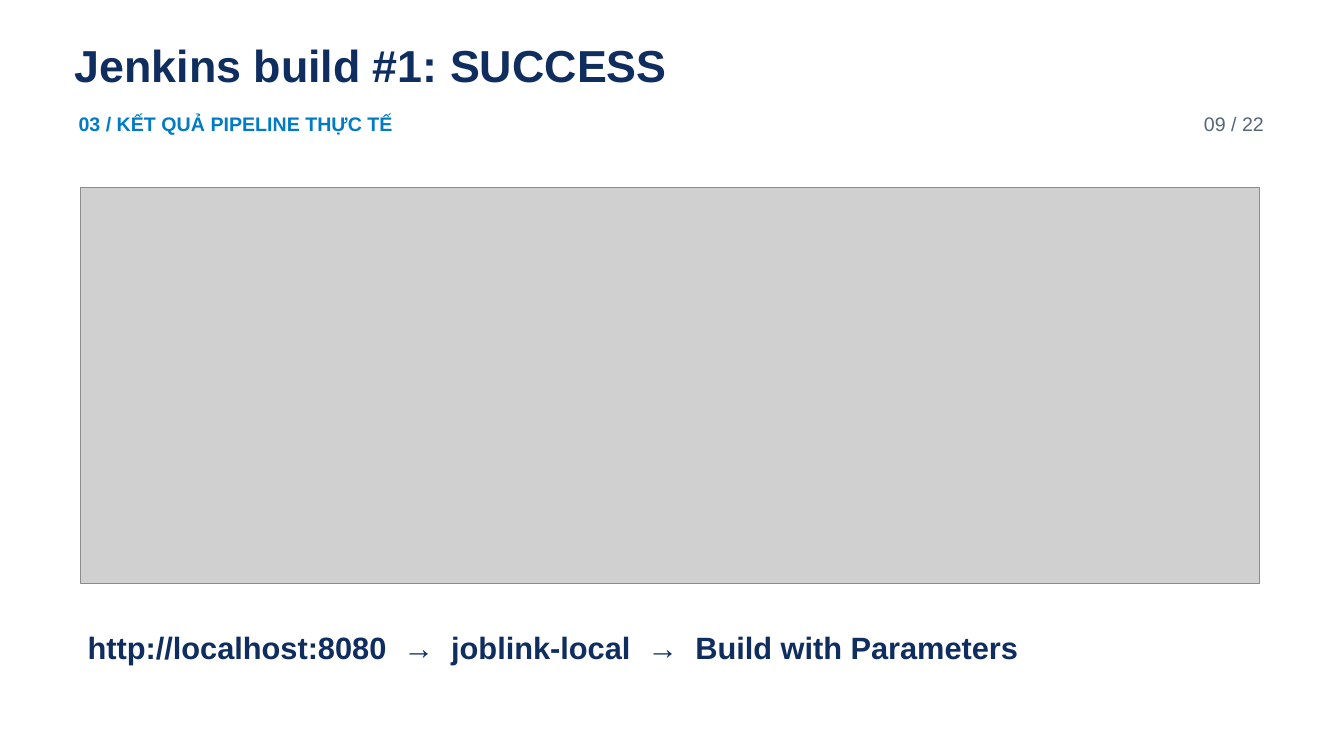
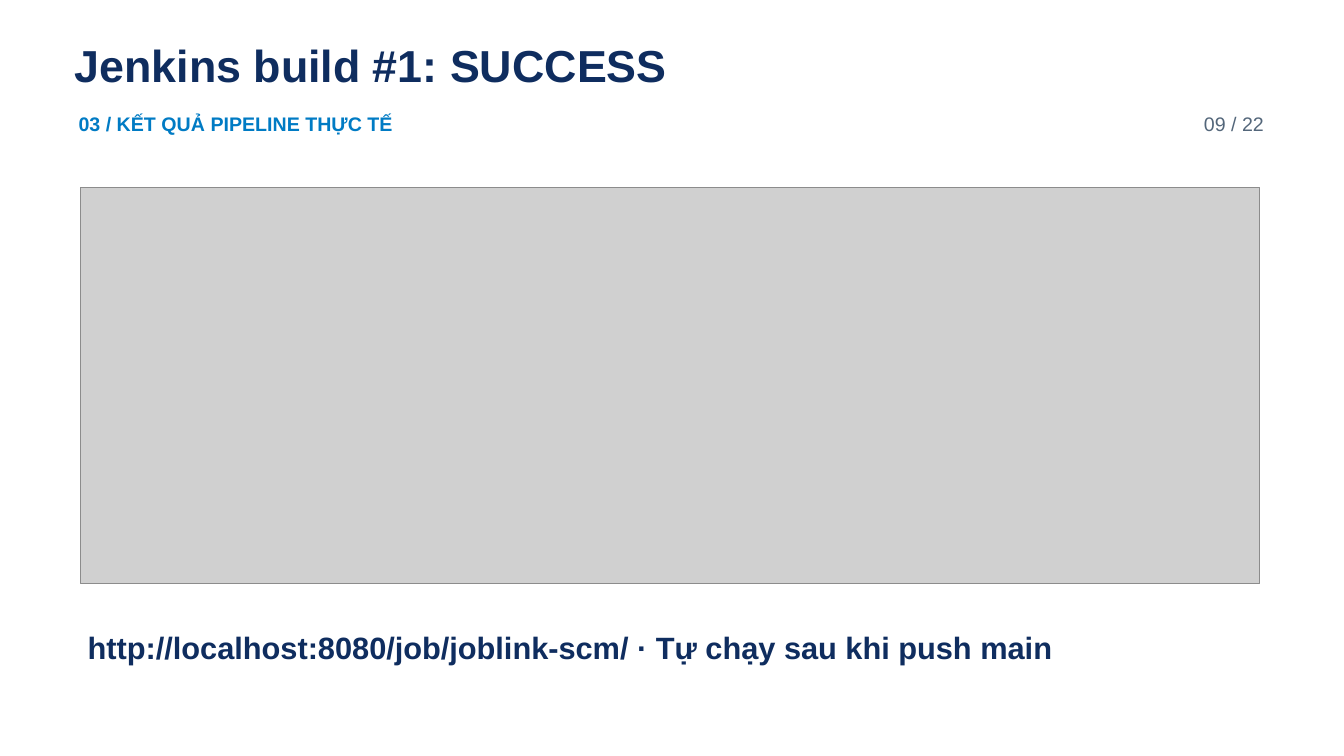
Before and after one commit to hieunofun/cong-nghe-phan-mem, a slide deck: slide 9 of JobLink_Midterm_Presentation.pptx. Drawn at 1344x756 pixels with LibreOffice and Linux fonts; fonts in the diff are those of the drawing; grey boxes stand for pictures; background and template pictures are left out. Boxes give left, top, right and bottom in pixels: in the first picture for what was removed or moved away, otherwise in the second. Text is boxed around its words. In the diff, an @@ line names an element or a change of style, - is before the commit and + after.

```diff
--- a/JobLink_Midterm_Presentation.pptx
+++ b/JobLink_Midterm_Presentation.pptx
@@ text at (x1=88, y1=636, x2=1052, y2=664): text changed @@
-http://localhost:8080 → joblink-local → Build with Parameters
+http://localhost:8080/job/joblink-scm/ · Tự chạy sau khi push main
```
Also in this commit, not shown: 6 other slides changed, 9 other files.
